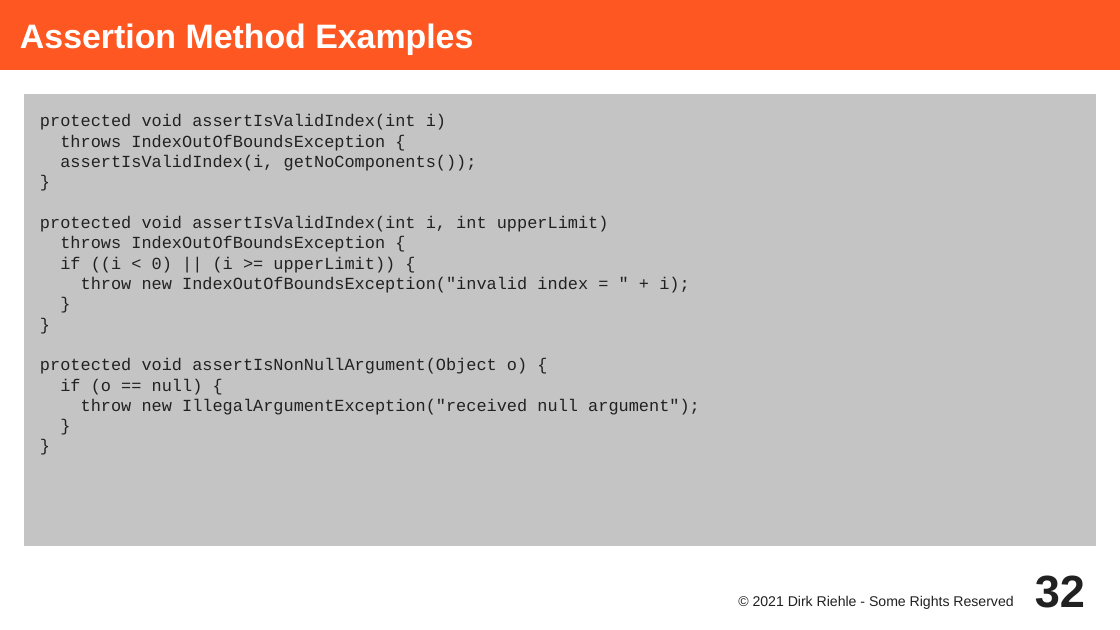
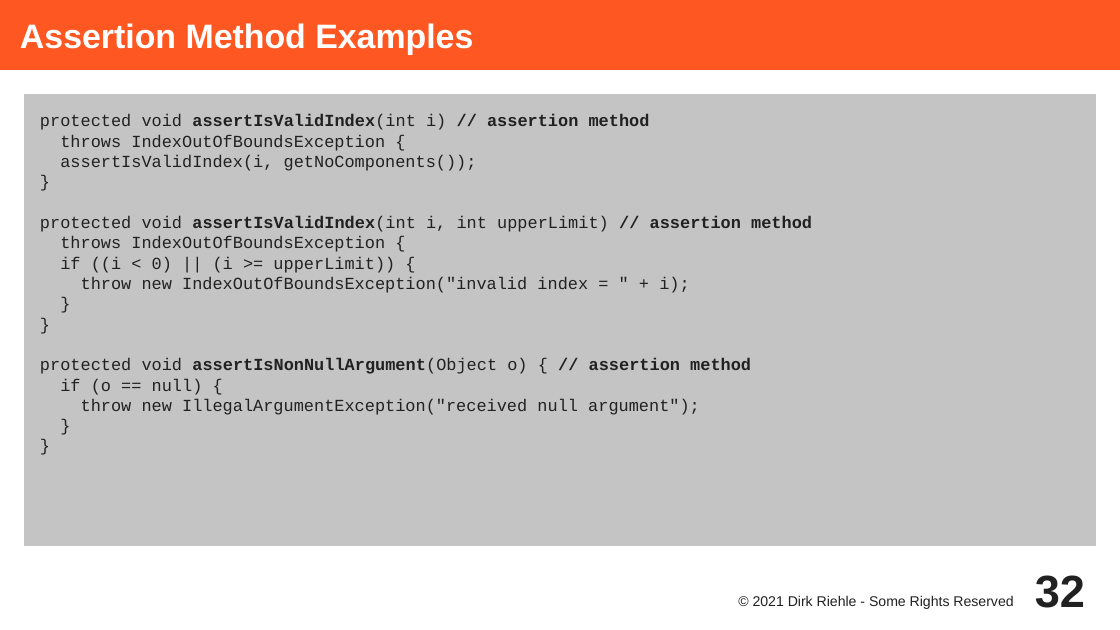
Before and after one commit to dirkriehle/adap-course, a slide deck: slide 32 of Lecture Slides/ADAP C01 - Method Types and Properties.odp. Drawn at 1120x630 pixels with LibreOffice and Linux fonts; fonts in the diff are those of the drawing. Boxes give left, top, right and bottom in pixels: in the first picture for what was removed or moved away, otherwise in the second. Text is boxed around its words. In the diff, an @@ line names an element or a change of style, - is before the commit and + after.

```diff
--- a/Lecture Slides/ADAP C01 - Method Types and Properties.odp
+++ b/Lecture Slides/ADAP C01 - Method Types and Properties.odp
@@ text at (40,114,650,130): text changed; bold on @@
-protected void assertIsValidIndex(int i)
+protected void assertIsValidIndex(int i) // assertion method
@@ text at (40,215,812,232): text changed; bold on @@
-protected void assertIsValidIndex(int i, int upperLimit)
+protected void assertIsValidIndex(int i, int upperLimit) // assertion method
@@ text at (40,358,751,374): text changed; bold on @@
-protected void assertIsNonNullArgument(Object o) {
+protected void assertIsNonNullArgument(Object o) { // assertion method
```
Also in this commit, not shown: 15 other slides changed, 13 other files.
